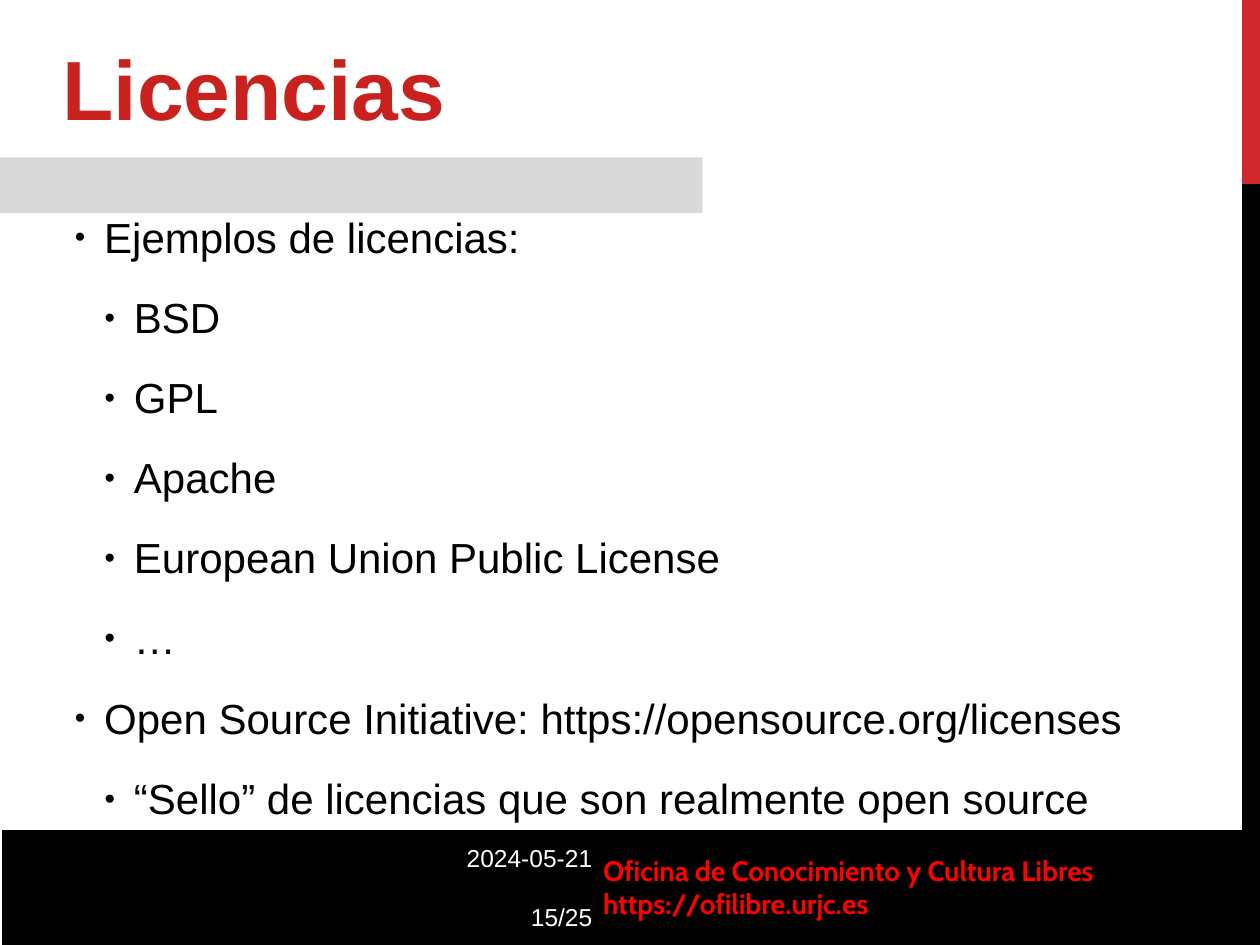
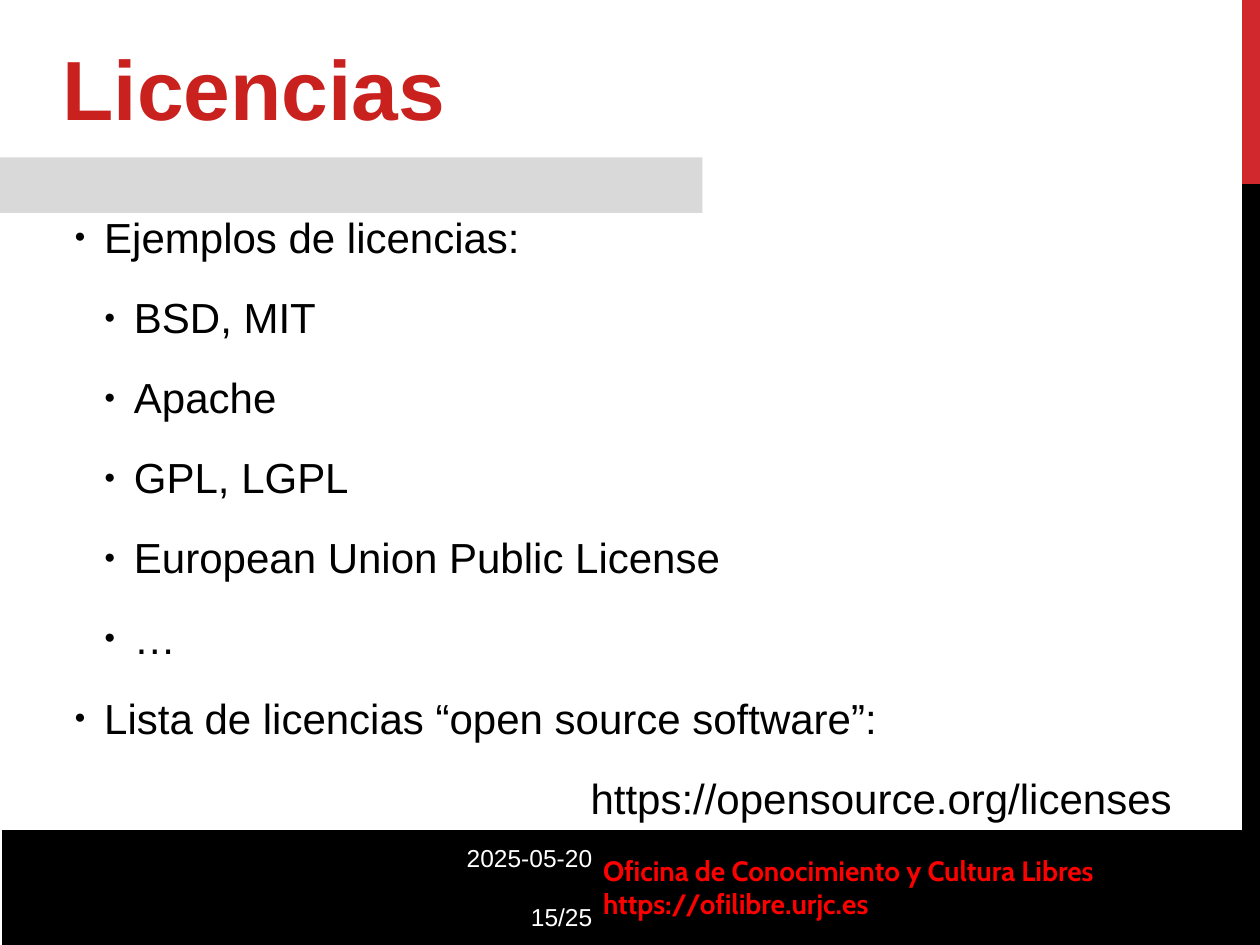
Before and after one commit to roberto-red/ofilibre, a slide deck: slide 15 of static/transpas/curso-cultura-libre/Software_Libre.odp. Drawn at 1260x945 pixels with LibreOffice and Linux fonts; fonts in the diff are those of the drawing; background and template pictures are left out. Boxes give left, top, right and bottom in pixels: in the first picture for what was removed or moved away, otherwise in the second. Text is boxed around its words. In the diff, an @@ line names an element or a change of style, - is before the commit and + after.

Commit message:
Transpas de software libre

```diff
--- a/static/transpas/curso-cultura-libre/Software_Libre.odp
+++ b/static/transpas/curso-cultura-libre/Software_Libre.odp
@@ text at [134,303,316,339]: text changed @@
-  ● BSD
-  ● GPL
+  ● BSD, MIT
@@ text at [134,463,348,499]: paragraph added @@
+  ● GPL, LGPL
@@ text at [104,703,1172,822]: text changed @@
-● Open Source Initiative: https://opensource.org/licenses
-  ● “Sello” de licencias que son realmente open source
+● Lista de licencias “open source software”:
+https://opensource.org/licenses
@@ text at [467,850,592,868]: text changed @@
-2024-05-21
+2025-05-20
```
Also in this commit, not shown: 14 other slides changed, 3 other files.
